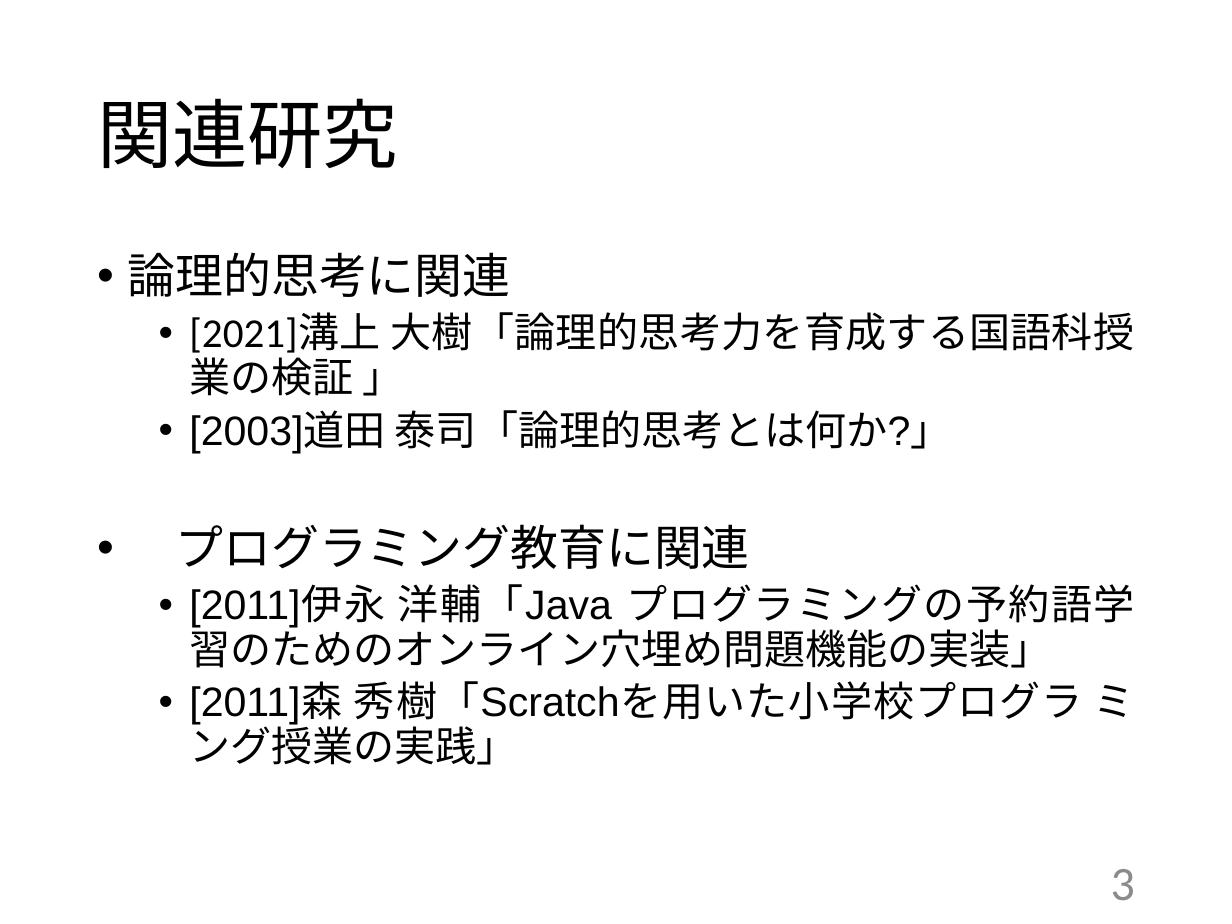
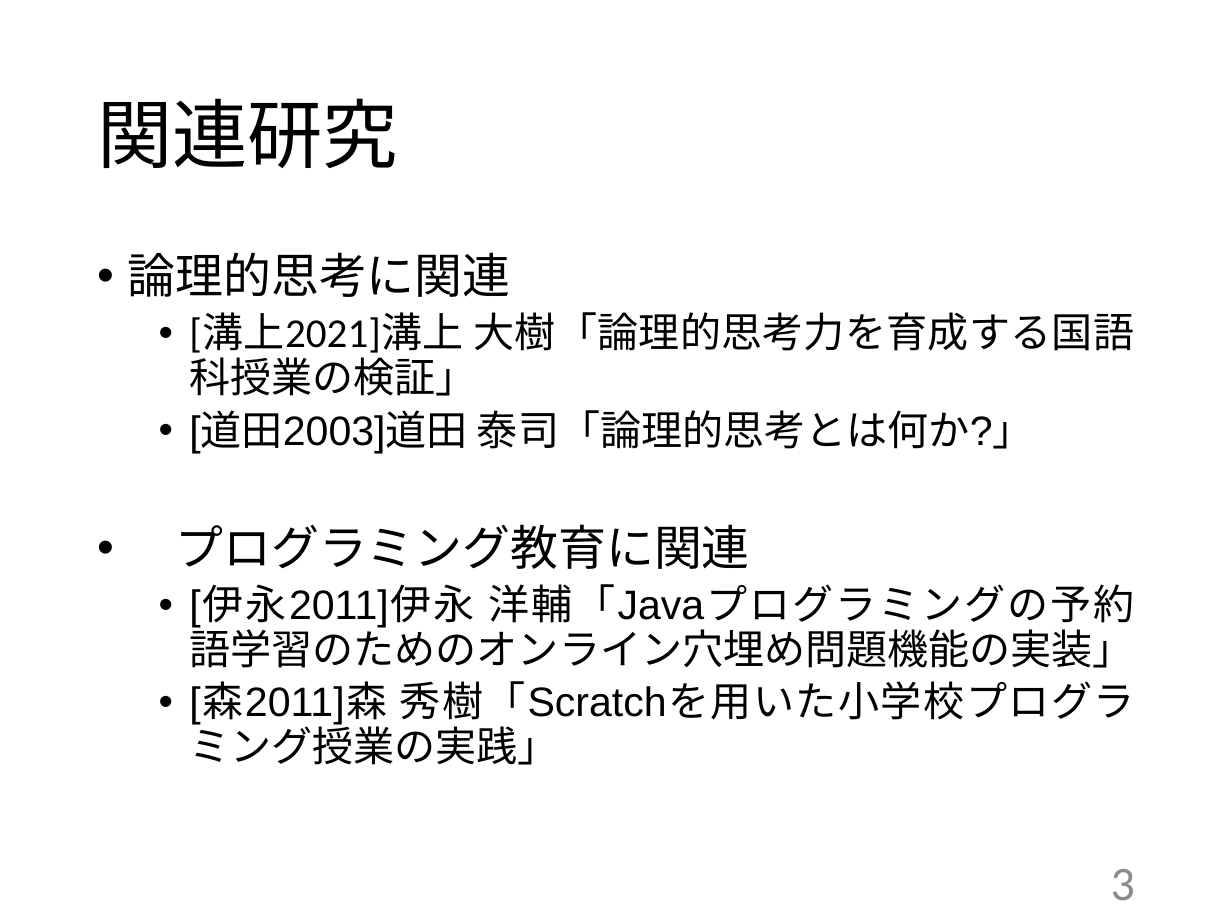
Before and after one commit to kait-takanolab/1821121-shimaoka-thesis, a slide deck: slide 3 of 1821121_shimaoka_tyuukan.pptx. Drawn at 1232x924 pixels with LibreOffice and Linux fonts; fonts in the diff are those of the drawing. Boxes give left, top, right and bottom in pixels: in the first picture for what was removed or moved away, otherwise in the second. Text is boxed around its words. In the diff, an @@ line names an element or a change of style, - is before the commit and + after.

```diff
--- a/1821121_shimaoka_tyuukan.pptx
+++ b/1821121_shimaoka_tyuukan.pptx
@@ text at (189, 312, 1134, 453): text changed @@
-  • [2021]溝上 大樹「論理的思考力を育成する国語科授業の検証 」
-  • [2003]道田 泰司「論理的思考とは何か?」
+  • [溝上2021]溝上 大樹「論理的思考力を育成する国語科授業の検証」
+  • [道田2003]道田 泰司「論理的思考とは何か?」
@@ text at (189, 584, 1135, 765): text changed @@
-  • [2011]伊永 洋輔「Java プログラミングの予約語学習のためのオンライン穴埋め問題機能の実装」
-  • [2011]森 秀樹「Scratchを用いた小学校プログラ ミ ング授業の実践」
+  • [伊永2011]伊永 洋輔「Javaプログラミングの予約語学習のためのオンライン穴埋め問題機能の実装」
+  • [森2011]森 秀樹「Scratchを用いた小学校プログラミング授業の実践」
```
Also in this commit, not shown: 8 other slides changed, 1 slide removed.
